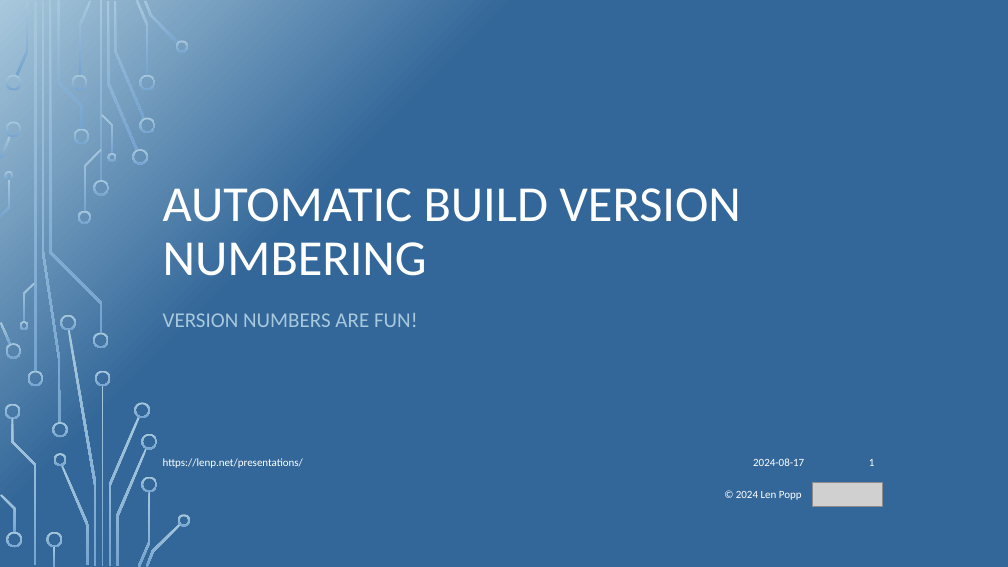
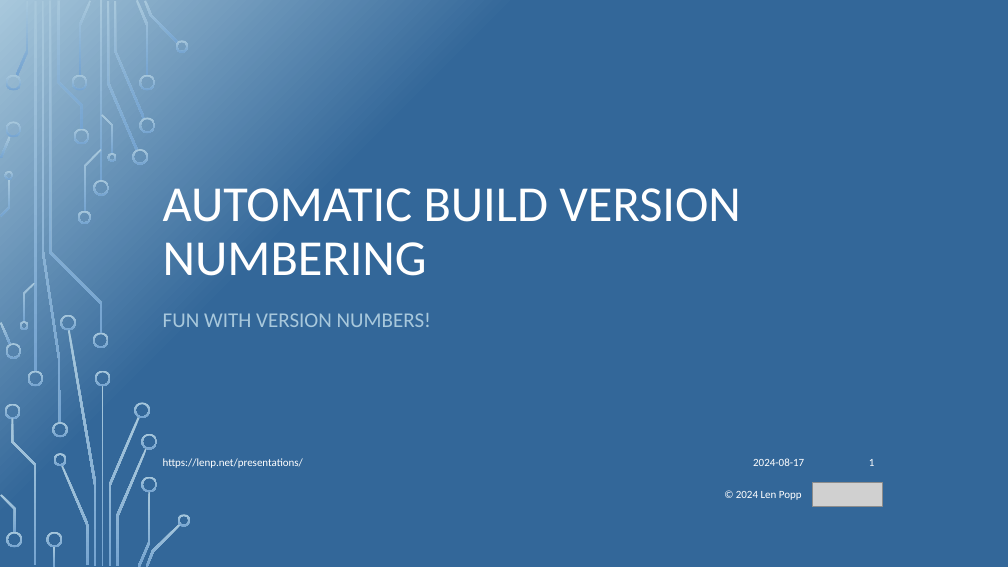
Before and after one commit to Len42/presentations, a slide deck: slide 1 of MakeVersionInfo/MakeVersionInfo.pptx. Drawn at 1008x567 pixels with LibreOffice and Linux fonts; fonts in the diff are those of the drawing; grey boxes stand for pictures; background and template pictures are left out. Boxes give left, top, right and bottom in pixels: in the first picture for what was removed or moved away, otherwise in the second. Text is boxed around its words. In the diff, an @@ line names an element or a change of style, - is before the commit and + after.

```diff
--- a/MakeVersionInfo/MakeVersionInfo.pptx
+++ b/MakeVersionInfo/MakeVersionInfo.pptx
@@ subtitle at <box>163,313,431,327</box>: text changed @@
-VERSION NUMBERS ARE FUN!
+FUN WITH VERSION NUMBERS!
```
Also in this commit, not shown: 1 other slide changed, 1 other file.
